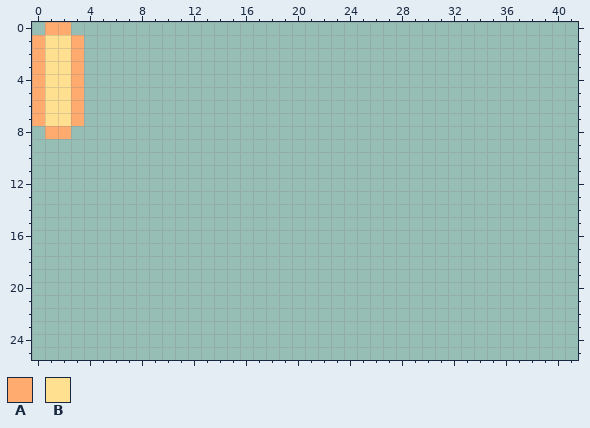
One commit to this sprite sheet: assets/images/sprites.png. Above is the file before it was changed.
The file is 128x128 pixels. Shown: x 0..41, y 0..25.
Palette (. is transparent): A #ffaa6e  B #ffe091
Pixels before, first column x 0:
0 .AA.
1 ABBA
2 ABBA
3 ABBA
4 ABBA
5 ABBA
6 ABBA
7 ABBA
8 .AA.
Now the later version:
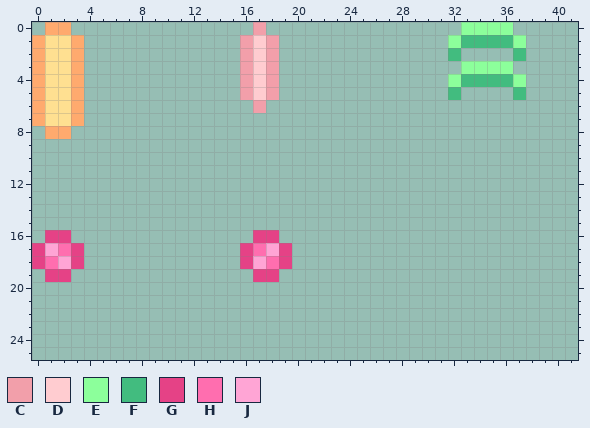
Colours new in this view: C #f29faa  D #ffccd0  E #8cff9b  F #42bc7f  G #e54286  H #ff6eaf  J #ffa5d5
Changes in this commit:
Changed rows in their new state; - is an unchanged pixel.
first column x 16:
 0 -C---------------EEEE-
 1 CDC-------------EFFFFE
 2 CDC-------------F----F
 3 CDC--------------EEEE-
 4 CDC-------------EFFFFE
 5 CDC-------------F----F
 6 -C--------------------
first column x 0:
16 -GG--------------GG-
17 GJHG------------GHJG
18 GHJG------------GJHG
19 -GG--------------GG-
Where, in picture pixels (left, top, right, bottom), the same in both pictures:
added: (240, 22, 279, 113)
added: (448, 22, 526, 100)
added: (32, 230, 84, 282)
added: (240, 230, 292, 282)
